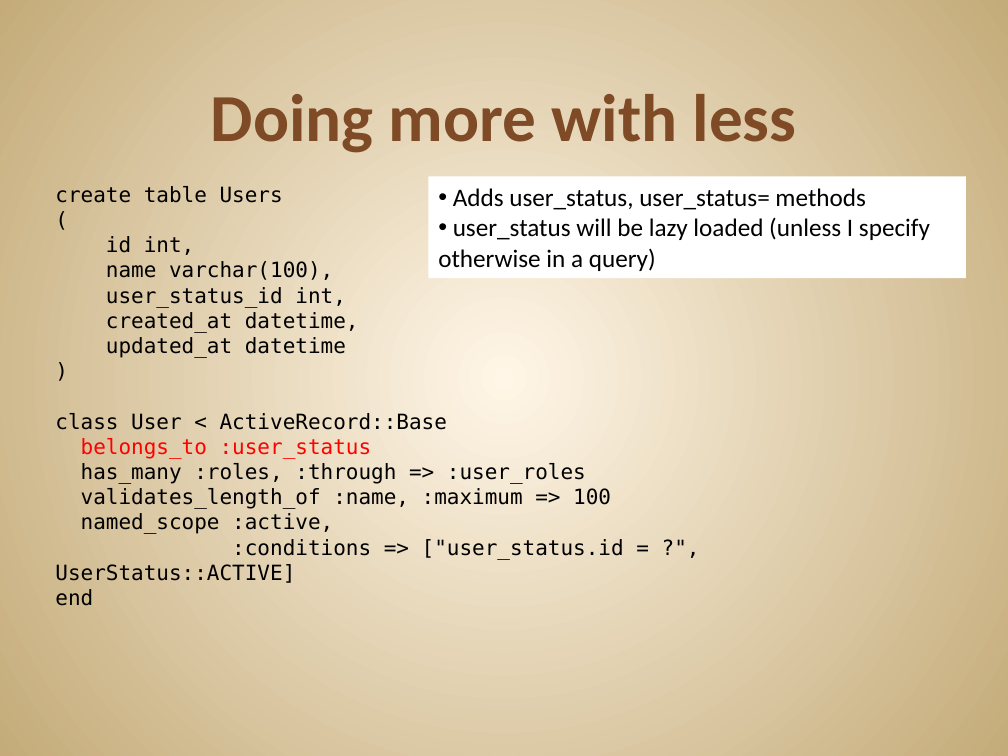
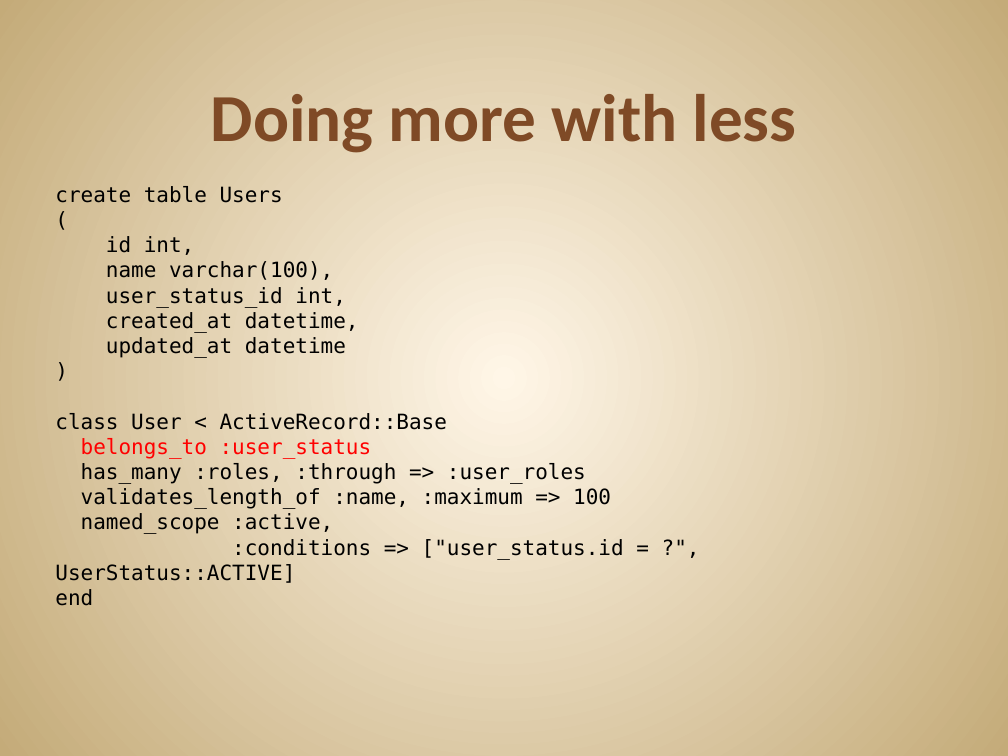
Before and after one commit to JonKruger/ruby-codemash, a slide deck: slide 17 of ruby-codemash.pptx (slide 16 before the commit). Drawn at 1008x756 pixels with LibreOffice and Linux fonts; fonts in the diff are those of the drawing. Boxes give left, top, right and bottom in pixels: in the first picture for what was removed or moved away, otherwise in the second. Text is boxed around its words. In the diff, an @@ line names an element or a change of style, - is before the commit and + after.

```diff
--- a/ruby-codemash.pptx
+++ b/ruby-codemash.pptx
@@ rectangle removed at <box>428,176,966,278</box> @@
-• Adds user_status, user_status= methods
-• user_status will be lazy loaded (unless I specify otherwise in a query)
```
Also in this commit, not shown: 4 other slides changed, 2 slides added, 1 other file.
